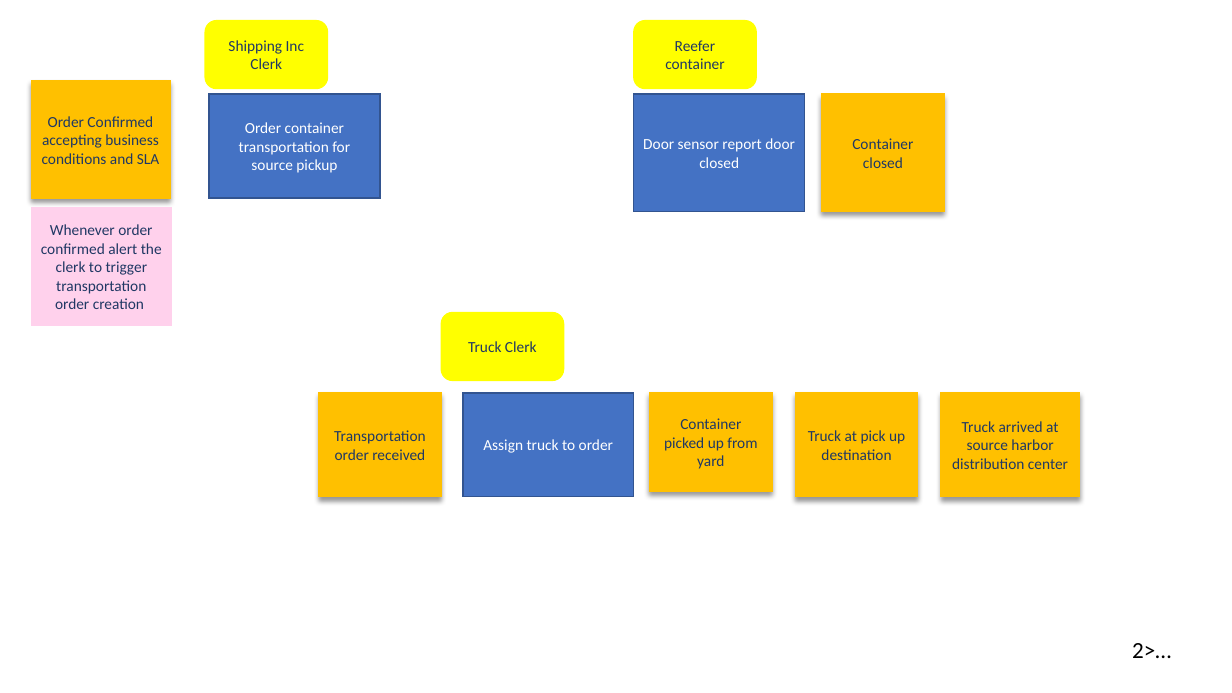
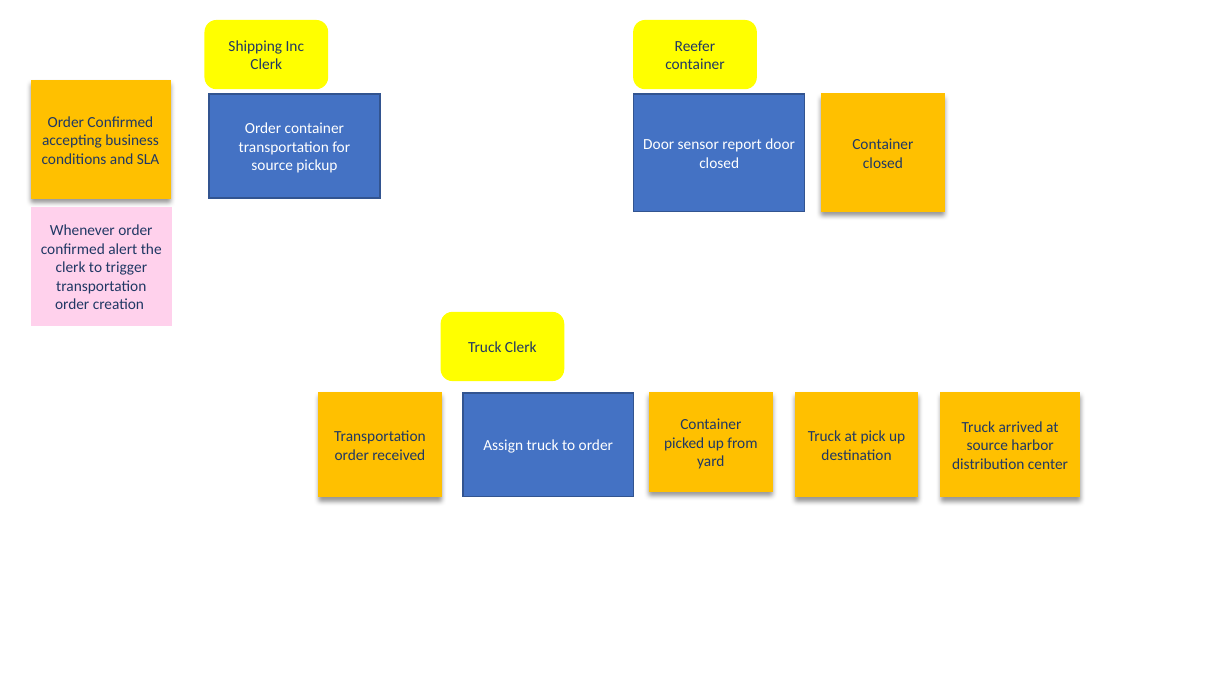
Before and after one commit to ibm-cloud-architecture/refarch-kc, a slide deck: slide 17 of analysis/kc-eventstorming.pptx (slide 11 before the commit). Drawn at 1232x693 pixels with LibreOffice and Linux fonts; fonts in the diff are those of the drawing. Boxes give left, top, right and bottom in pixels: in the first picture for what was removed or moved away, otherwise in the second. Text is boxed around its words. In the diff, an @@ line names an element or a change of style, - is before the commit and + after.

```diff
--- a/analysis/kc-eventstorming.pptx
+++ b/analysis/kc-eventstorming.pptx
@@ text removed at bbox=[1132, 643, 1171, 658] @@
-2>…
```
Also in this commit, not shown: 6 other slides changed, 8 slides added, 2 slides removed, 37 other files.
